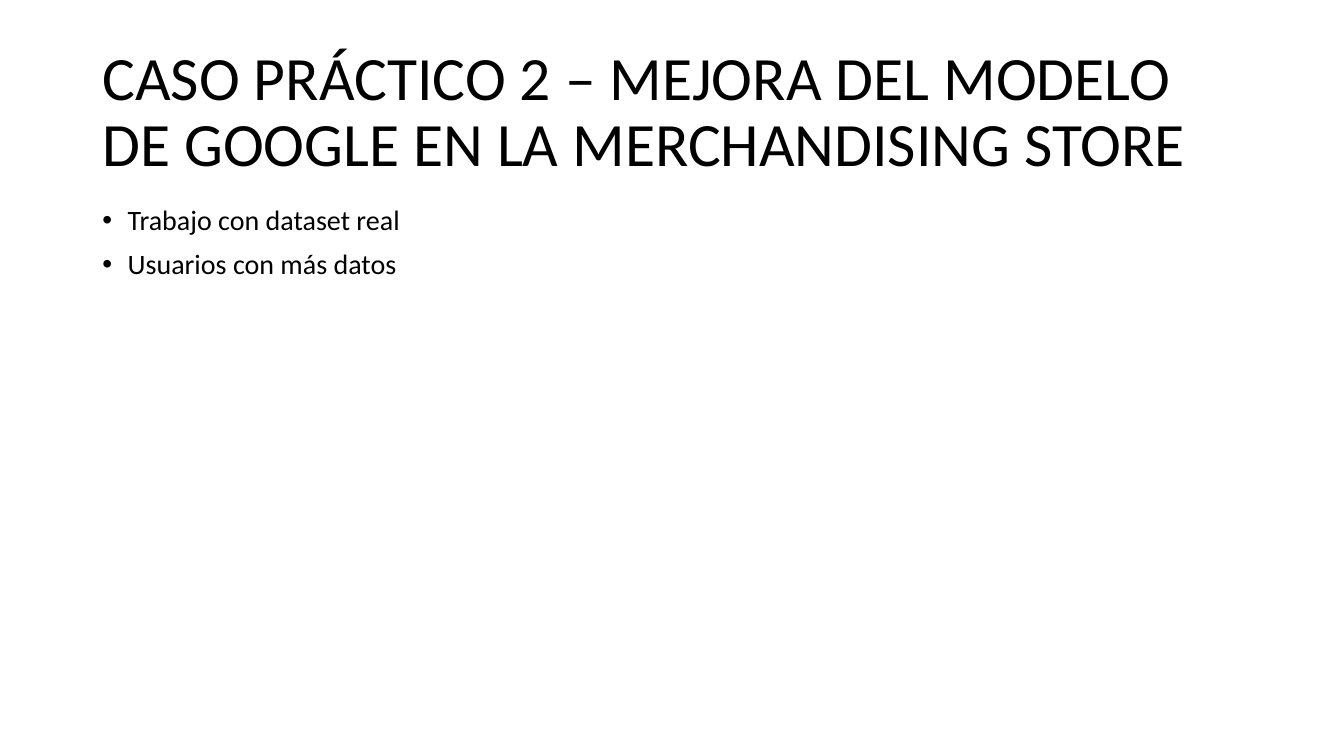
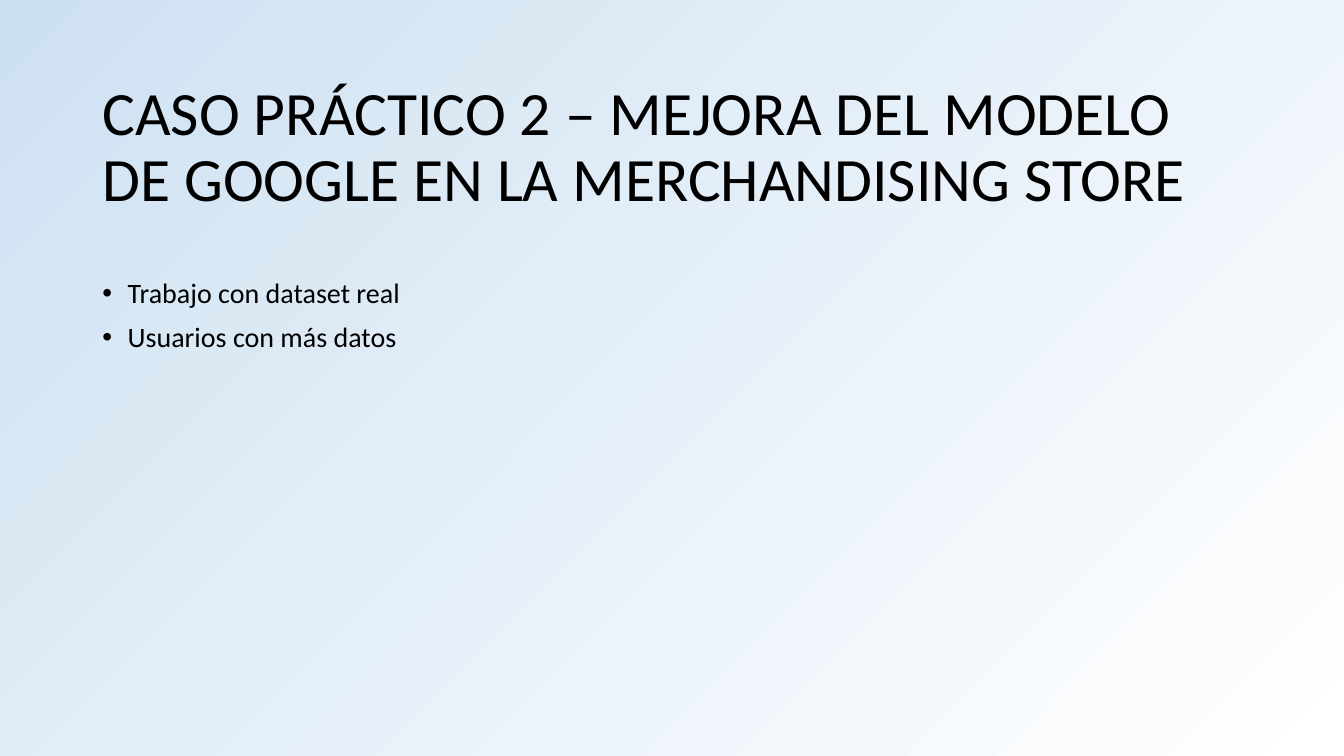
Before and after one commit to dptomarketingjme/TFM, a slide deck: slide 10 of presentacionTFM.pptx. Drawn at 1344x756 pixels with LibreOffice and Linux fonts; fonts in the diff are those of the drawing. Boxes give left, top, right and bottom in pixels: in the first picture for what was removed or moved away, otherwise in the second. Text is boxed around its words. In the diff, an @@ line names an element or a change of style, - is before the commit and + after.

Commit message:
update presentation real

```diff
--- a/presentacionTFM.pptx
+++ b/presentacionTFM.pptx
@@ background #FFFFFF to gradient #FFFFFF to #CEE1F2 @@
@@ title "CASO PRÁCTICO 2 – MEJORA ...": place and size @@
-title "CASO PRÁCTICO 2 – MEJORA ..." at [102,48,1184,167]
+title "CASO PRÁCTICO 2 – MEJORA ..." at [102,83,1184,202]
@@ text "Trabajo con dataset real": place and size @@
-text "Trabajo con dataset real" at [128,210,399,275]
+text "Trabajo con dataset real" at [128,283,399,348]
```
Also in this commit, not shown: 12 other slides changed.
